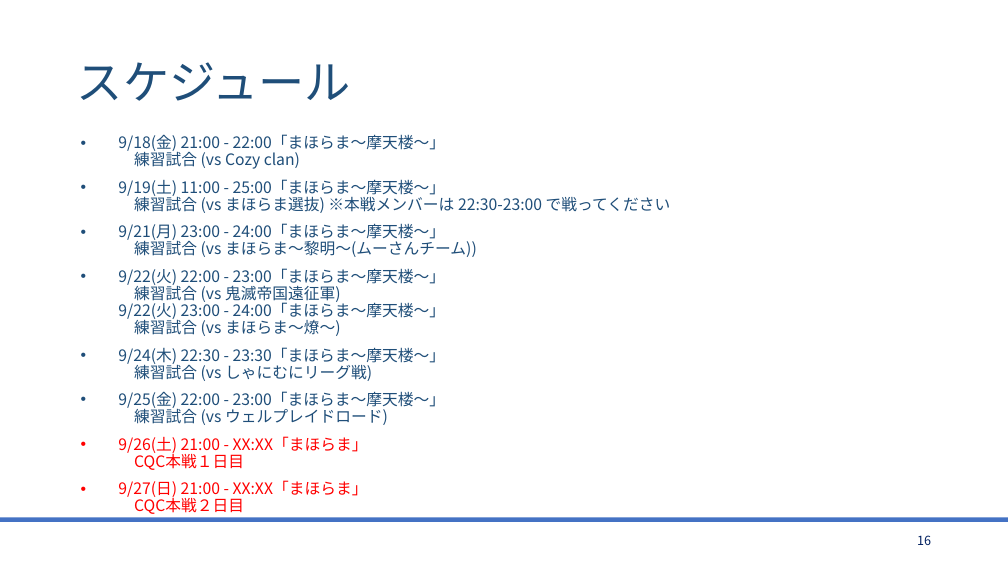
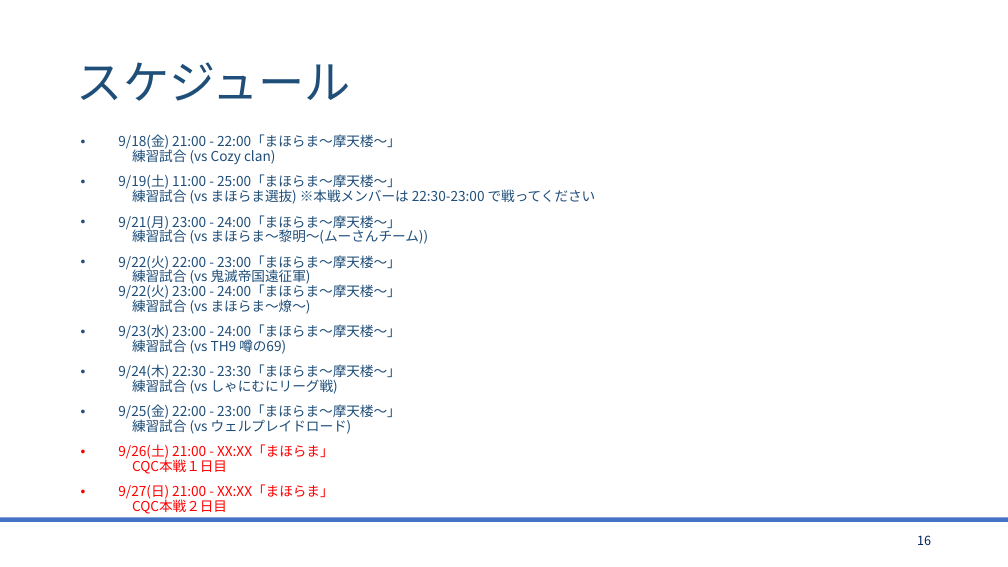
Before and after one commit to bigtreeCoC/documents, a slide deck: slide 16 of CQC攻略.pptx. Drawn at 1008x567 pixels with LibreOffice and Linux fonts; fonts in the diff are those of the drawing. Boxes give left, top, right and bottom in pixels: in the first picture for what was removed or moved away, otherwise in the second. Text is boxed around its words. In the diff, an @@ line names an element or a change of style, - is before the commit and + after.

```diff
--- a/CQC攻略.pptx
+++ b/CQC攻略.pptx
@@ text at (118, 134, 596, 514): size 15 to 13 pt @@
@@ text at (118, 324, 401, 354): paragraph added @@
+• 9/23(水) 23:00 - 24:00「まほらま〜摩天楼〜」
+  練習試合 (vs TH9 噂の69)
```
Also in this commit, not shown: 1 other file.
